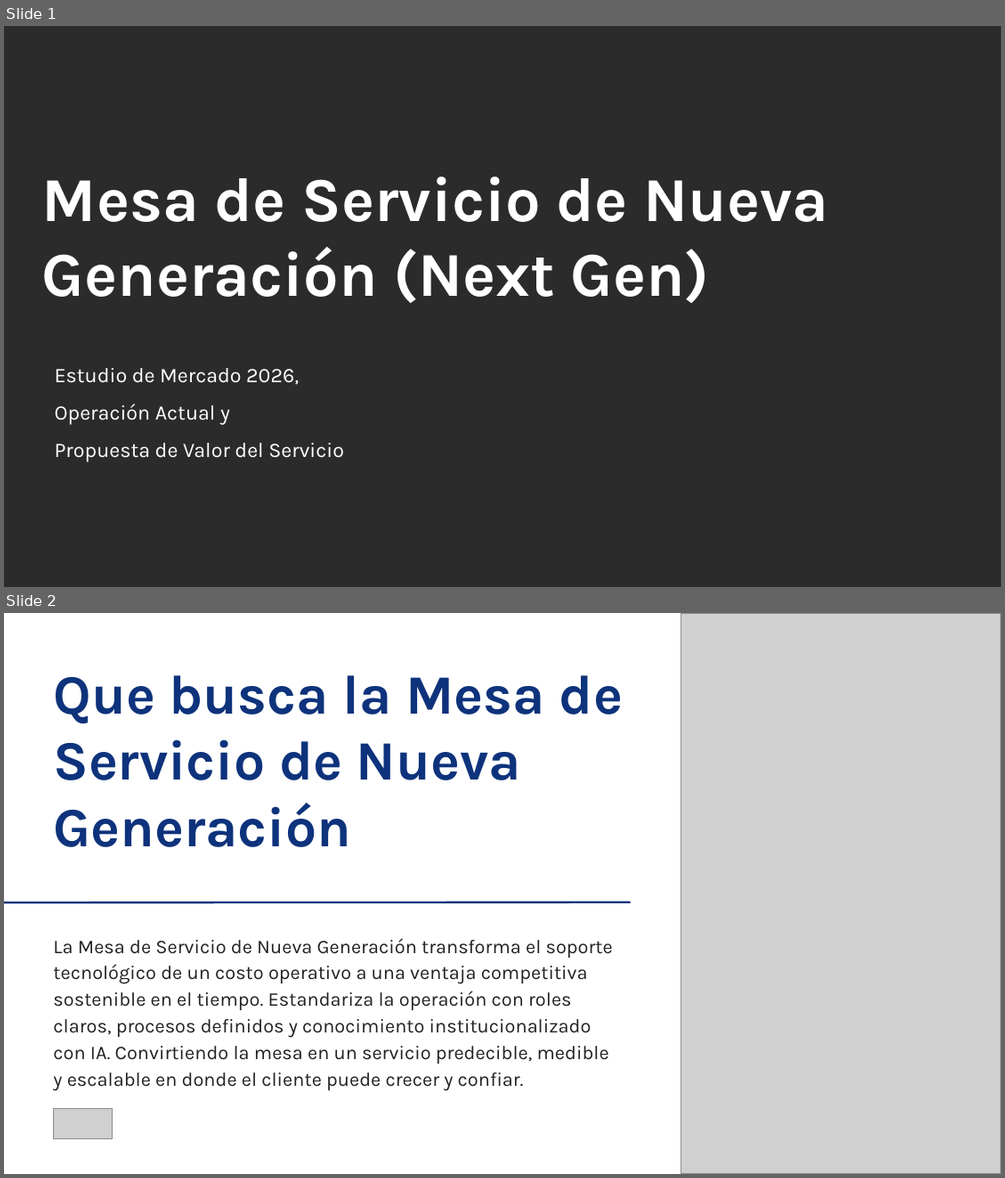
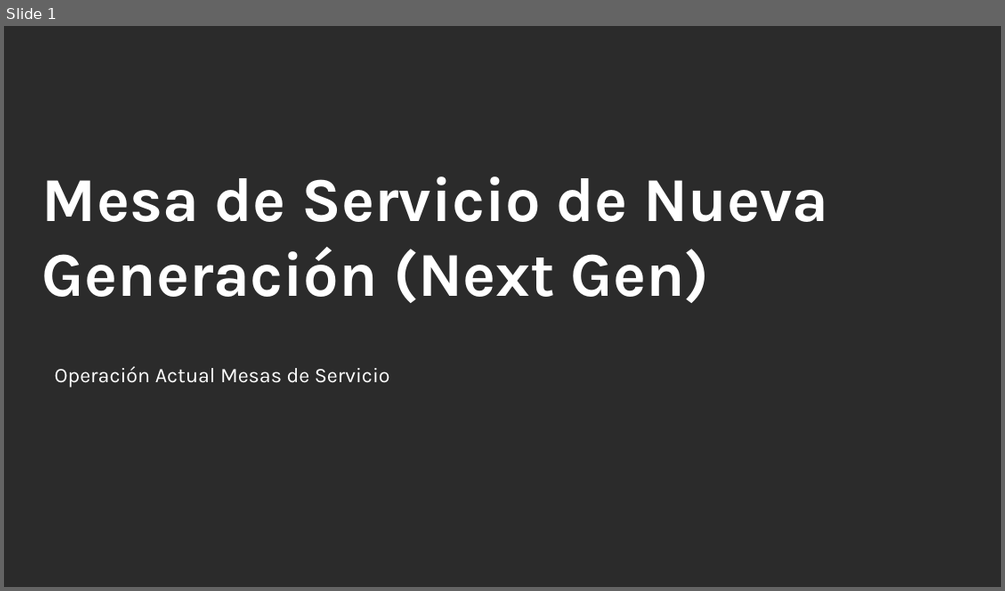
Before and after one commit to nataliazarthapersonalsoft/mesadeservicio-modernizacionaplicaciones, a slide deck: 02-Ingenieria/01-investigacion_operaciones/04-lecciones_aprendidas/Levantar lecciones aprendidas mesas actuales.pptx. Shown one above the other, each under a label of ours: slides 1 and 2 before the commit, slide 1 after it. The pictures are 1005x1178 and 1005x591 pixels, drawn with LibreOffice and Linux fonts; fonts in the diff are those of the drawing; grey boxes stand for pictures; background and template pictures are left out; a plain dark background stands for a picture behind light text. Boxes give left, top, right and bottom in pixels: in the first picture for what was removed or moved away, otherwise in the second. Text is boxed around its words. In the diff, an @@ line names an element or a change of style, - is before the commit and + after.

```diff
--- a/02-Ingenieria/01-investigacion_operaciones/04-lecciones_aprendidas/Levantar lecciones aprendidas mesas actuales.pptx
+++ b/02-Ingenieria/01-investigacion_operaciones/04-lecciones_aprendidas/Levantar lecciones aprendidas mesas actuales.pptx
@@ slide 2 removed at (4, 613, 1001, 1174), background #FFFFFF @@
@@ picture removed at (680, 613, 1001, 1173) @@
@@ title removed at (53, 675, 623, 847) @@
-Que busca la Mesa de Servicio de Nueva Generación
@@ line removed from (4, 902) to (630, 902) @@
@@ text removed at (53, 938, 613, 1091) @@
-La Mesa de Servicio de Nueva Generación transforma el soporte tecnológico de un costo operativo a una ventaja competitiva sostenible en el tiempo. Estandariza la operación con roles claros, procesos definidos y conocimiento institucionalizado con IA. Convirtiendo la mesa en un servicio predecible, medible y escalable en donde el cliente puede crecer y confiar.
@@ picture removed at (53, 1109, 112, 1139) @@
@@ slide 1 changed as well @@
@@ subtitle at (55, 366, 390, 387): text changed @@
-Estudio de Mercado 2026,
-Operación Actual y
-Propuesta de Valor del Servicio
+Operación Actual Mesas de Servicio
```
Also in this commit, not shown: 10 other slides changed, 7 slides added, 32 other slides removed, 9 other files.
